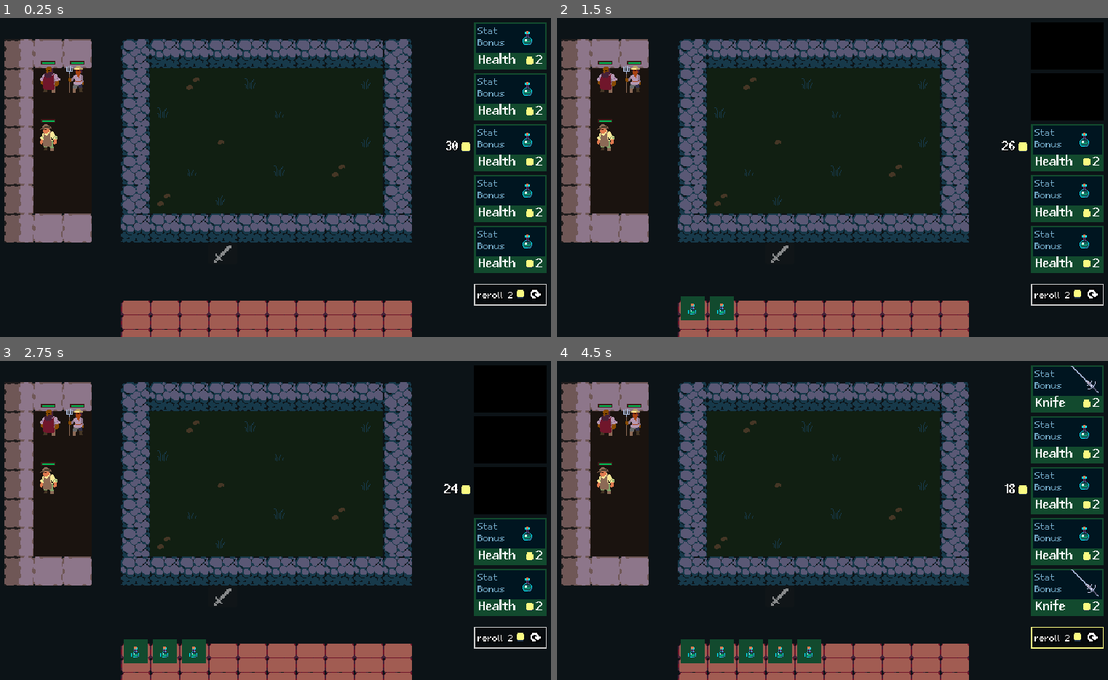
Above: before the commit, frames 1-4 (two rows, left to right).
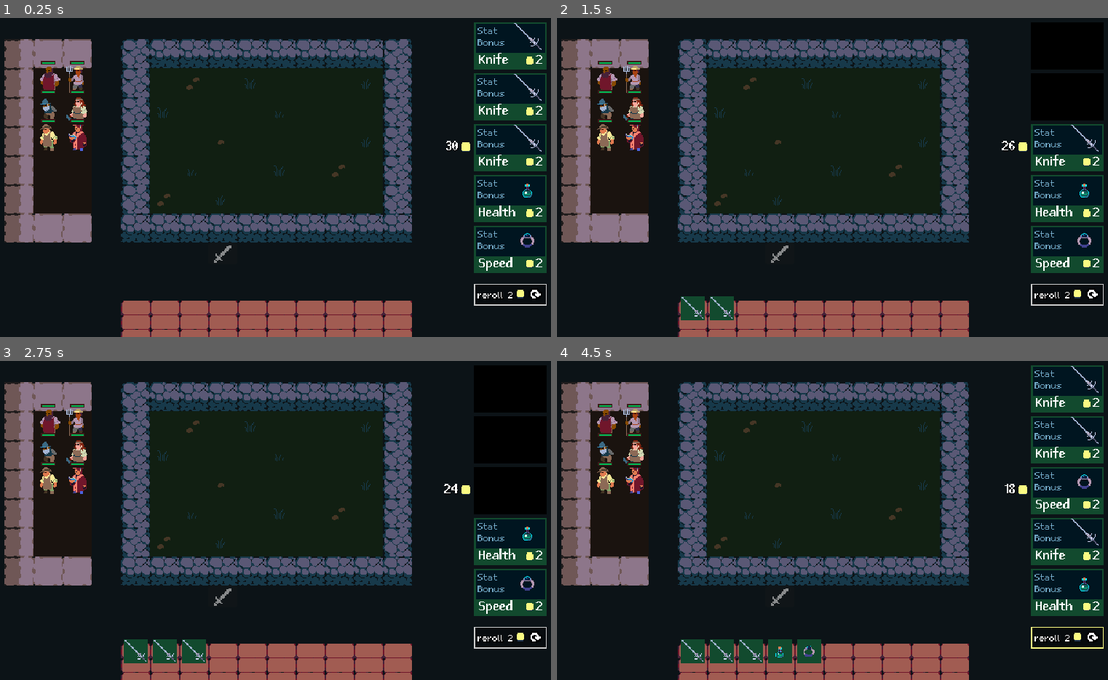
Above: after the commit, the same moments.

Repository: gustavofukunaga/tcc
Game: Godot game, scene res://Scenes/Arena/arena.tscn
Same seed, same stepped clock (60 frames per second), same inputs: the game is played once before the commit and once after it.
Inputs (mouse positions are in pixels of both pictures, inside the frame that each line leads up to):
- Up to frame 1 (0.25 s): no input
- Up to frame 2 (1.5 s): click (1069, 46) at 0.52 s; click (1069, 97) at 1.27 s
- Up to frame 3 (2.75 s): click (512, 488) at 2.02 s
- Up to frame 4 (4.5 s): click (1069, 539) at 2.77 s; click (1069, 590) at 3.52 s; click (1069, 638) at 4.25 s

The runs differ from the first frame. In frame 1, 1.1% of the frame differs, in the area x 7-99%, y 1-80%; in frame 2, 0.9%; in frame 3, 0.8%; in frame 4, 1.4%, in the area x 7-99%, y 17-95%.

Commit message:
add atk speed and max hp items

Diff:
--- a/Custom_nodes/item_spawner.gd
+++ b/Custom_nodes/item_spawner.gd
@@ -19,7 +19,9 @@
 func spawn_item(item: ItemStats) -> void:
 	var area := _get_first_available_area()
 	# TODO in the future, throw a popup error message here!
-	assert(area, "No available space to add item to!")
+	#assert(area, "No available space to add item to!")
+	if not area:
+		return
 
 	var new_item := ITEM.instantiate()
 	var tile := area.unit_grid.get_first_empty_tile()
--- a/Custom_nodes/items_handler.gd
+++ b/Custom_nodes/items_handler.gd
@@ -2,7 +2,7 @@
 extends Node
 
 func apply_item_effect(item: ItemStats, unit: Area2D):
-	#unit.stats.max_health += item.max_health
+	unit.stats.max_health += item.max_health
 	unit.stats.health += item.health
 	unit.stats.max_mana = item.max_mana
 	#unit.stats.starting_mana += item.starting_mana
--- a/Data/Items/arrow.tres
+++ b/Data/Items/arrow.tres
@@ -10,7 +10,7 @@
 type = "Stat Bonus"
 rarity = 1
 gold_cost = 3
-pool_count = 5
+pool_count = 99
 skin_coordinates = Vector2i(3, 9)
 max_health = 0
 health = 0
--- a/Data/Items/arrow_special.tres
+++ b/Data/Items/arrow_special.tres
@@ -11,7 +11,7 @@
 type = "Special Ability"
 rarity = 2
 gold_cost = 4
-pool_count = 3
+pool_count = 99
 skin_coordinates = Vector2i(3, 23)
 max_health = 0
 health = 0
--- a/Data/Items/hammer.tres
+++ b/Data/Items/hammer.tres
@@ -11,7 +11,7 @@
 type = "Special Ability"
 rarity = 1
 gold_cost = 3
-pool_count = 5
+pool_count = 99
 skin_coordinates = Vector2i(4, 4)
 max_health = 0
 health = 0
--- a/Data/Items/knife.tres
+++ b/Data/Items/knife.tres
@@ -10,7 +10,7 @@
 type = "Stat Bonus"
 rarity = 0
 gold_cost = 2
-pool_count = 5
+pool_count = 99
 skin_coordinates = Vector2i(5, 0)
 max_health = 0
 health = 0
--- a/Data/Items/life.tres
+++ b/Data/Items/life.tres
@@ -6,14 +6,14 @@
 [resource]
 script = ExtResource("2_7lut8")
 name = "Health"
-description = "+25 HP"
+description = "+40 HP"
 type = "Stat Bonus"
 rarity = 0
 gold_cost = 2
-pool_count = 10
+pool_count = 99
 skin_coordinates = Vector2i(1, 20)
 max_health = 0
-health = 25
+health = 40
 max_mana = 0
 starting_mana = 0
 attack_damage = 0
--- /dev/null
+++ b/Data/Items/max_life.tres
@@ -0,0 +1,25 @@
+[gd_resource type="Resource" script_class="ItemStats" load_steps=3 format=3 uid="uid://bsiic4kwpba8n"]
+
+[ext_resource type="PackedScene" uid="uid://dxsdrhyvoicym" path="res://Scenes/_effects/attack_smear_effect.tscn" id="1_auocf"]
+[ext_resource type="Script" uid="uid://cwm0usltptrtm" path="res://Data/Items/item_stats.gd" id="2_pg523"]
+
+[resource]
+script = ExtResource("2_pg523")
+name = "Health"
+description = "+30 MAX HP"
+type = "Stat Bonus"
+rarity = 1
+gold_cost = 3
+pool_count = 99
+skin_coordinates = Vector2i(4, 20)
+max_health = 30
+health = 50
+max_mana = 0
+starting_mana = 0
+attack_damage = 0
+ability_power = 0
+attack_speed = 0.0
+armor = 0
+attack_range = 0
+melee_attack = ExtResource("1_auocf")
+metadata/_custom_type_script = "uid://cwm0usltptrtm"
--- /dev/null
+++ b/Data/Items/speed.tres
@@ -0,0 +1,25 @@
+[gd_resource type="Resource" script_class="ItemStats" load_steps=3 format=3 uid="uid://c4mbj3emu0k4x"]
+
+[ext_resource type="PackedScene" uid="uid://dxsdrhyvoicym" path="res://Scenes/_effects/attack_smear_effect.tscn" id="1_37k3a"]
+[ext_resource type="Script" uid="uid://cwm0usltptrtm" path="res://Data/Items/item_stats.gd" id="2_3s08k"]
+
+[resource]
+script = ExtResource("2_3s08k")
+name = "Speed"
+description = "+0.5% ATK Speed"
+type = "Stat Bonus"
+rarity = 0
+gold_cost = 2
+pool_count = 99
+skin_coordinates = Vector2i(5, 17)
+max_health = 0
+health = 0
+max_mana = 0
+starting_mana = 0
+attack_damage = 0
+ability_power = 0
+attack_speed = 0.1
+armor = 0
+attack_range = 0
+melee_attack = ExtResource("1_37k3a")
+metadata/_custom_type_script = "uid://cwm0usltptrtm"
--- a/Data/Units/bram.tres
+++ b/Data/Units/bram.tres
@@ -9,11 +9,11 @@
 name = "Bram"
 skin_coordinates = Vector2i(0, 6)
 team = 0
-max_health = 3000
+max_health = 150
 max_mana = 0
 starting_mana = 0
-attack_damage = 6
-ability_power = 2
+attack_damage = 10
+ability_power = 0
 attack_speed = 0.5
 armor = 0
 attack_range = 1
--- /dev/null
+++ b/Data/Units/fen.tres
@@ -0,0 +1,22 @@
+[gd_resource type="Resource" script_class="UnitStats" load_steps=4 format=3 uid="uid://cwrqw0lcd86sv"]
+
+[ext_resource type="PackedScene" uid="uid://dxsdrhyvoicym" path="res://Scenes/_effects/attack_smear_effect.tscn" id="1_hsob4"]
+[ext_resource type="PackedScene" uid="uid://d045ocq2a6it8" path="res://Scenes/_projectiles/frod_projectile.tscn" id="2_uosnd"]
+[ext_resource type="Script" uid="uid://b5xwqcu3p6jfw" path="res://Data/Units/unit_stats.gd" id="3_1d6jm"]
+
+[resource]
+script = ExtResource("3_1d6jm")
+name = "Fen"
+skin_coordinates = Vector2i(4, 5)
+team = 0
+max_health = 150
+max_mana = 0
+starting_mana = 0
+attack_damage = 10
+ability_power = 0
+attack_speed = 0.5
+armor = 0
+attack_range = 1
+melee_attack = ExtResource("1_hsob4")
+ranged_attack = ExtResource("2_uosnd")
+metadata/_custom_type_script = "uid://b5xwqcu3p6jfw"
--- a/Data/Units/frod.tres
+++ b/Data/Units/frod.tres
@@ -9,14 +9,14 @@
 name = "Frod"
 skin_coordinates = Vector2i(2, 6)
 team = 0
-max_health = 3000
+max_health = 150
 max_mana = 0
 starting_mana = 0
-attack_damage = 400
-ability_power = 300
-attack_speed = 1.0
+attack_damage = 10
+ability_power = 0
+attack_speed = 0.5
 armor = 0
-attack_range = 4
+attack_range = 1
 melee_attack = ExtResource("1_dwf67")
 ranged_attack = ExtResource("2_ybly4")
 metadata/_custom_type_script = "uid://b5xwqcu3p6jfw"
--- a/Data/Units/hale.tres
+++ b/Data/Units/hale.tres
@@ -9,12 +9,12 @@
 name = "Hale"
 skin_coordinates = Vector2i(2, 5)
 team = 0
-max_health = 7000
+max_health = 150
 max_mana = 0
 starting_mana = 0
-attack_damage = 8
-ability_power = 20
-attack_speed = 1.0
+attack_damage = 10
+ability_power = 0
+attack_speed = 0.5
 armor = 0
 attack_range = 1
 melee_attack = ExtResource("1_rnbw8")
--- /dev/null
+++ b/Data/Units/isen.tres
@@ -0,0 +1,22 @@
+[gd_resource type="Resource" script_class="UnitStats" load_steps=4 format=3 uid="uid://88oyo21x0ybr"]
+
+[ext_resource type="PackedScene" uid="uid://dxsdrhyvoicym" path="res://Scenes/_effects/attack_smear_effect.tscn" id="1_r45lm"]
+[ext_resource type="PackedScene" uid="uid://d045ocq2a6it8" path="res://Scenes/_projectiles/frod_projectile.tscn" id="2_2qohs"]
+[ext_resource type="Script" uid="uid://b5xwqcu3p6jfw" path="res://Data/Units/unit_stats.gd" id="3_j74kt"]
+
+[resource]
+script = ExtResource("3_j74kt")
+name = "Isen"
+skin_coordinates = Vector2i(5, 5)
+team = 0
+max_health = 150
+max_mana = 0
+starting_mana = 0
+attack_damage = 10
+ability_power = 0
+attack_speed = 0.5
+armor = 0
+attack_range = 1
+melee_attack = ExtResource("1_r45lm")
+ranged_attack = ExtResource("2_2qohs")
+metadata/_custom_type_script = "uid://b5xwqcu3p6jfw"
--- /dev/null
+++ b/Data/Units/oren.tres
@@ -0,0 +1,22 @@
+[gd_resource type="Resource" script_class="UnitStats" load_steps=4 format=3 uid="uid://bxsgcjcr7olte"]
+
+[ext_resource type="PackedScene" uid="uid://dxsdrhyvoicym" path="res://Scenes/_effects/attack_smear_effect.tscn" id="1_iv71t"]
+[ext_resource type="PackedScene" uid="uid://d045ocq2a6it8" path="res://Scenes/_projectiles/frod_projectile.tscn" id="2_41t1t"]
+[ext_resource type="Script" uid="uid://b5xwqcu3p6jfw" path="res://Data/Units/unit_stats.gd" id="3_kngs0"]
+
+[resource]
+script = ExtResource("3_kngs0")
+name = "Oren"
+skin_coordinates = Vector2i(4, 6)
+team = 0
+max_health = 150
+max_mana = 0
+starting_mana = 0
+attack_damage = 10
+ability_power = 0
+attack_speed = 0.5
+armor = 0
+attack_range = 1
+melee_attack = ExtResource("1_iv71t")
+ranged_attack = ExtResource("2_41t1t")
+metadata/_custom_type_script = "uid://b5xwqcu3p6jfw"
--- a/Data/game_state/game_state.gd
+++ b/Data/game_state/game_state.gd
@@ -62,7 +62,7 @@
 const ZOMBIE := preload("res://data/enemies/zombie.tres")
 const SKELETON = preload("res://Data/enemies/skeleton.tres")
 
-const BONUS_GOLD = 20
+const BONUS_GOLD = 30
 
 @export var current_phase: Phase:
 	set(value):
@@ -86,7 +86,8 @@
 	print("Level ", player_stats.level, " start")
 
 func enemy_won() -> void:
-	_game_over()
+
+	#_game_over()
 	print("Game Over")
 
 func _game_over() -> void:
--- a/Data/item_pool/item_pool.tres
+++ b/Data/item_pool/item_pool.tres
@@ -7,8 +7,10 @@
 [ext_resource type="Resource" uid="uid://b1ynvpqy35n6b" path="res://Data/Items/arrow_special.tres" id="4_58nvr"]
 [ext_resource type="Resource" uid="uid://bjlkorsvkjyu1" path="res://Data/Items/arrow.tres" id="5_2fnya"]
 [ext_resource type="Resource" uid="uid://bnl1k7cslv2qt" path="res://Data/Items/life.tres" id="6_2fnya"]
+[ext_resource type="Resource" uid="uid://bsiic4kwpba8n" path="res://Data/Items/max_life.tres" id="7_vg420"]
+[ext_resource type="Resource" uid="uid://c4mbj3emu0k4x" path="res://Data/Items/speed.tres" id="8_3icx8"]
 
 [resource]
 script = ExtResource("2_w82qb")
-available_items = Array[ExtResource("1_o62qo")]([ExtResource("2_81imc"), ExtResource("3_js2ie"), ExtResource("4_58nvr"), ExtResource("5_2fnya"), ExtResource("6_2fnya")])
+available_items = Array[ExtResource("1_o62qo")]([ExtResource("2_81imc"), ExtResource("3_js2ie"), ExtResource("4_58nvr"), ExtResource("5_2fnya"), ExtResource("6_2fnya"), ExtResource("7_vg420"), ExtResource("8_3icx8")])
 metadata/_custom_type_script = "uid://dyfcssryrr8ts"
--- a/Scenes/Arena/arena.tscn
+++ b/Scenes/Arena/arena.tscn
@@ -10,7 +10,10 @@
 [ext_resource type="Resource" uid="uid://xc2wwbeifw3u" path="res://Data/Units/frod.tres" id="8_0ibrr"]
 [ext_resource type="Script" uid="uid://bphpuyrtltmeu" path="res://Custom_nodes/unit_mover.gd" id="8_fsjwy"]
 [ext_resource type="Resource" uid="uid://d1pplv4esnoo6" path="res://Data/Units/hale.tres" id="9_87vak"]
+[ext_resource type="Resource" uid="uid://cwrqw0lcd86sv" path="res://Data/Units/fen.tres" id="9_mvn0e"]
 [ext_resource type="Script" uid="uid://1hdkoag76lib" path="res://Custom_nodes/unit_navigation_debug.gd" id="10_d81lm"]
+[ext_resource type="Resource" uid="uid://88oyo21x0ybr" path="res://Data/Units/isen.tres" id="10_itsj3"]
+[ext_resource type="Resource" uid="uid://bxsgcjcr7olte" path="res://Data/Units/oren.tres" id="10_vrswg"]
 [ext_resource type="Resource" uid="uid://cim8of57c1lr2" path="res://Data/game_state/game_state.tres" id="11_87vak"]
 [ext_resource type="PackedScene" uid="uid://bsuv6scjti73j" path="res://Scenes/Shop/shop.tscn" id="11_xt8pn"]
 [ext_resource type="Script" uid="uid://cin6la2gclbur" path="res://Custom_nodes/item_mover.gd" id="12_nmnh2"]
@@ -97,15 +100,27 @@
 highlight_layer = NodePath("../Highlight")
 tile = Vector2i(3, 0)
 
-[node name="bram1" parent="Bench" instance=ExtResource("4_rm3sm")]
+[node name="bram" parent="Bench" instance=ExtResource("4_rm3sm")]
 position = Vector2(0, 64)
 
-[node name="frod1" parent="Bench" instance=ExtResource("4_rm3sm")]
+[node name="frod" parent="Bench" instance=ExtResource("4_rm3sm")]
 stats = ExtResource("8_0ibrr")
 
-[node name="hale1" parent="Bench" instance=ExtResource("4_rm3sm")]
+[node name="hale" parent="Bench" instance=ExtResource("4_rm3sm")]
 position = Vector2(32, 0)
 stats = ExtResource("9_87vak")
+
+[node name="fen" parent="Bench" instance=ExtResource("4_rm3sm")]
+position = Vector2(32, 32)
+stats = ExtResource("9_mvn0e")
+
+[node name="isen" parent="Bench" instance=ExtResource("4_rm3sm")]
+position = Vector2(32, 64)
+stats = ExtResource("10_itsj3")
+
+[node name="oren" parent="Bench" instance=ExtResource("4_rm3sm")]
+position = Vector2(0, 32)
+stats = ExtResource("10_vrswg")
 
 [node name="ItemsBench" type="TileMapLayer" parent="." node_paths=PackedStringArray("unit_grid", "tile_highlighter")]
 position = Vector2(160, 320)
Not shown: 1 places in Data/item_pool/item_pool.tres that only renumber resources
Not shown: 1 places in Scenes/Arena/arena.tscn that only renumber resources
